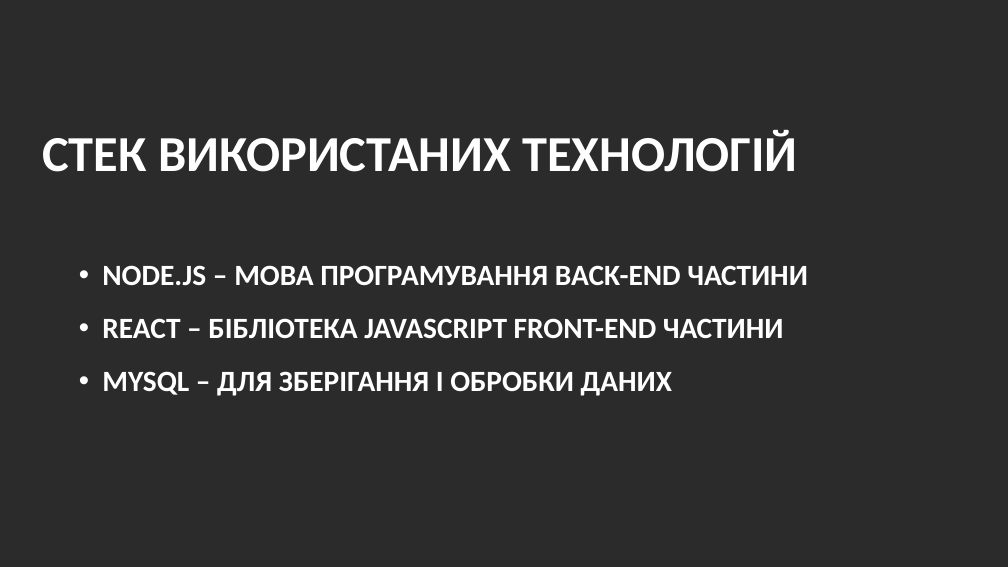
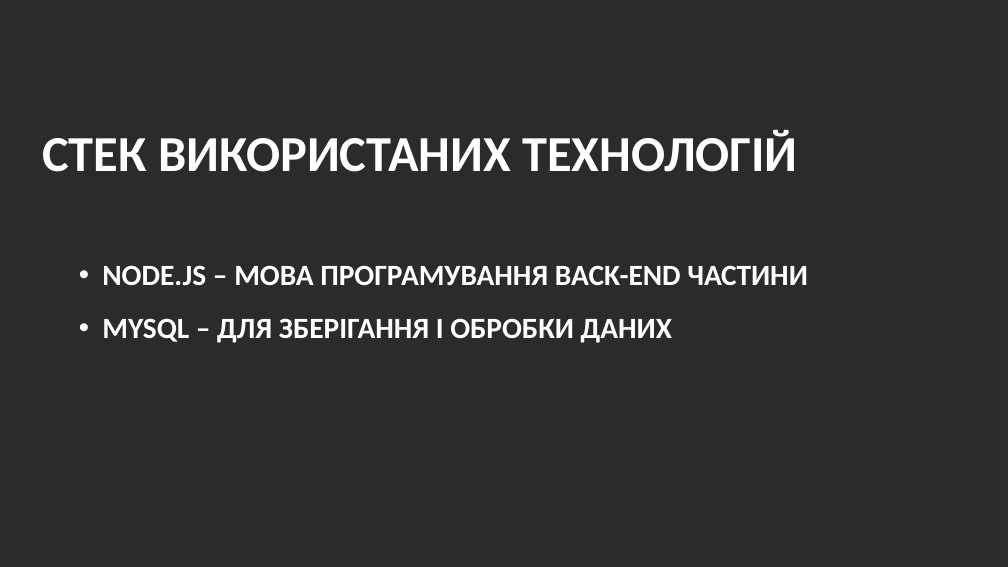
Before and after one commit to andronik-GitHub/WorkWave, a slide deck: slide 11 of Andronik_WorkWave-Presentation.pptx (slide 26 before the commit). Drawn at 1008x567 pixels with LibreOffice and Linux fonts; fonts in the diff are those of the drawing; background and template pictures are left out; a plain dark background stands for a picture behind light text. Boxes give left, top, right and bottom in pixels: in the first picture for what was removed or moved away, otherwise in the second. Text is boxed around its words. In the diff, an @@ line names an element or a change of style, - is before the commit and + after.

```diff
--- a/Andronik_WorkWave-Presentation.pptx
+++ b/Andronik_WorkWave-Presentation.pptx
@@ text at (102,318,784,338): paragraph removed @@
-• REACT – БІБЛІОТЕКА JAVASCRIPT FRONT-END ЧАСТИНИ
```
Also in this commit, not shown: 10 other slides changed, 3 slides added, 7 slides removed, 4 other files.
